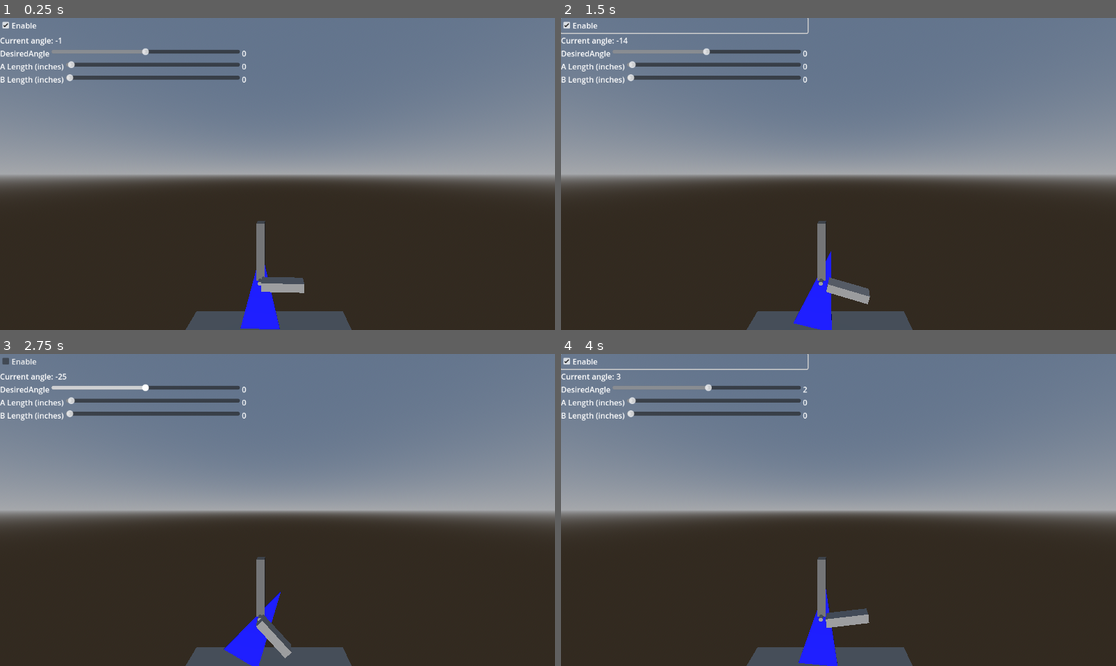
Above: before the commit, frames 1-4 (two rows, left to right).
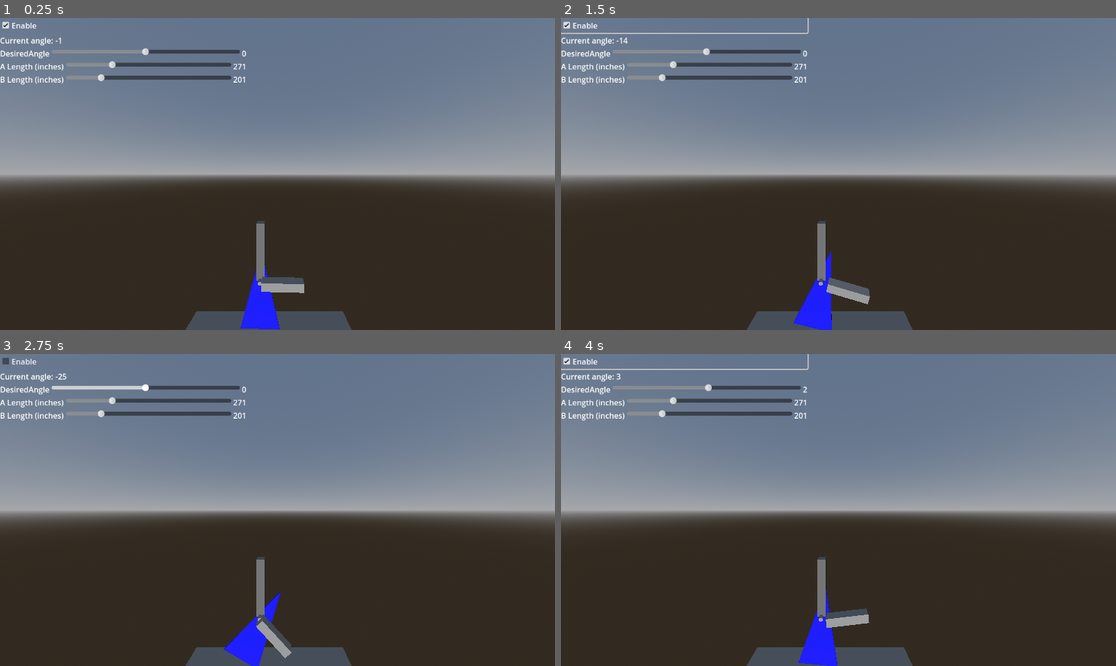
Above: after the commit, the same moments.

Repository: cxw42/godot-wings-demo
Game: Godot game, scene res://top_node_simpler.tscn
The game is run twice, just before and just after one commit, with the same random seed, the same clock (stepped at 60 frames per second) and the same inputs.
Inputs:
- Up to frame 1 (0.25 s): no input
- Up to frame 2 (1.5 s): click "Enable" at 0.5 s; tap Enter (ui_accept) at 1.25 s; hold Right (ui_right) from 1.28 s (still down)
- Up to frame 3 (2.75 s): tap Enter (ui_accept) at 1.52, 2.27 s; release Right (ui_right) at 2.03 s; hold Down (ui_down) from 2.03 s (still down)
- Up to frame 4 (4 s): release Down (ui_down) at 2.78 s; hold Right (ui_right) 2.78-3.53 s; hold Up (ui_up) from 3.53 s (still down); tap Enter (ui_accept) at 3.77 s

The runs differ from the first frame. In frame 1, 0.3% of the frame differs, in the area x 12-45%, y 13-21%; in frame 2, 0.3%; in frame 3, 0.3%; in frame 4, 0.3%.

Commit message:
WIP slider-beam size connection

Diff:
--- a/h_slider_label.gd
+++ b/h_slider_label.gd
@@ -14,6 +14,8 @@
 		if not slider:
 			return
 		slider.value = p_new
+	get():
+		return slider.value
 
 @export var enabled: bool = true:
 	set(p_new):
@@ -38,6 +40,7 @@
 
 
 func _on_slider_value_changed(new_value: float) -> void:
+	value_readout.text = format_string % new_value
 	if not enabled:
 		return
 	value_changed.emit(new_value)
--- a/top_node_simpler.gd
+++ b/top_node_simpler.gd
@@ -15,8 +15,8 @@
 
 func _ready() -> void:
 	prints("ready", ((a_beam.get_child(1) as CollisionShape3D).shape as BoxShape3D).size.y)
-	a_length.value = ((a_beam.get_child(1) as CollisionShape3D).shape as BoxShape3D).size.y
-	b_length.value = ((b_beam.get_child(1) as CollisionShape3D).shape as BoxShape3D).size.y
+	a_length.value = m2i(((a_beam.get_child(1) as CollisionShape3D).shape as BoxShape3D).size.y)
+	b_length.value = m2i(((b_beam.get_child(1) as CollisionShape3D).shape as BoxShape3D).size.y)
 	a_length.enabled = true
 	b_length.enabled = true
 
@@ -43,6 +43,10 @@
 ## inches to meters.  The GUI is in inches.
 func i2m(inches: float):
 	return inches / 39.37
+
+
+func m2i(meters: float):
+	return meters * 39.37
 
 
 func rebuild_():
